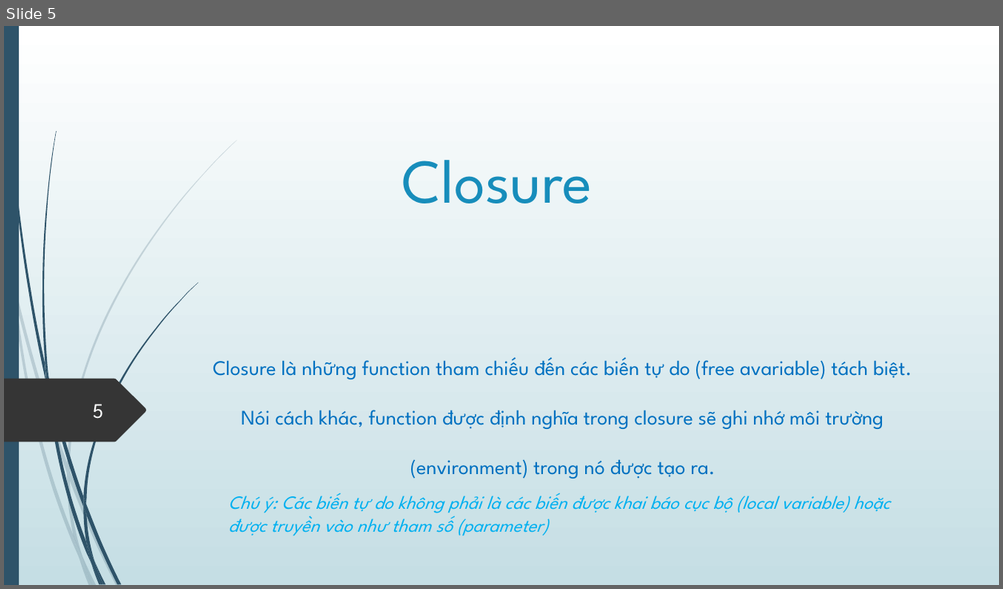
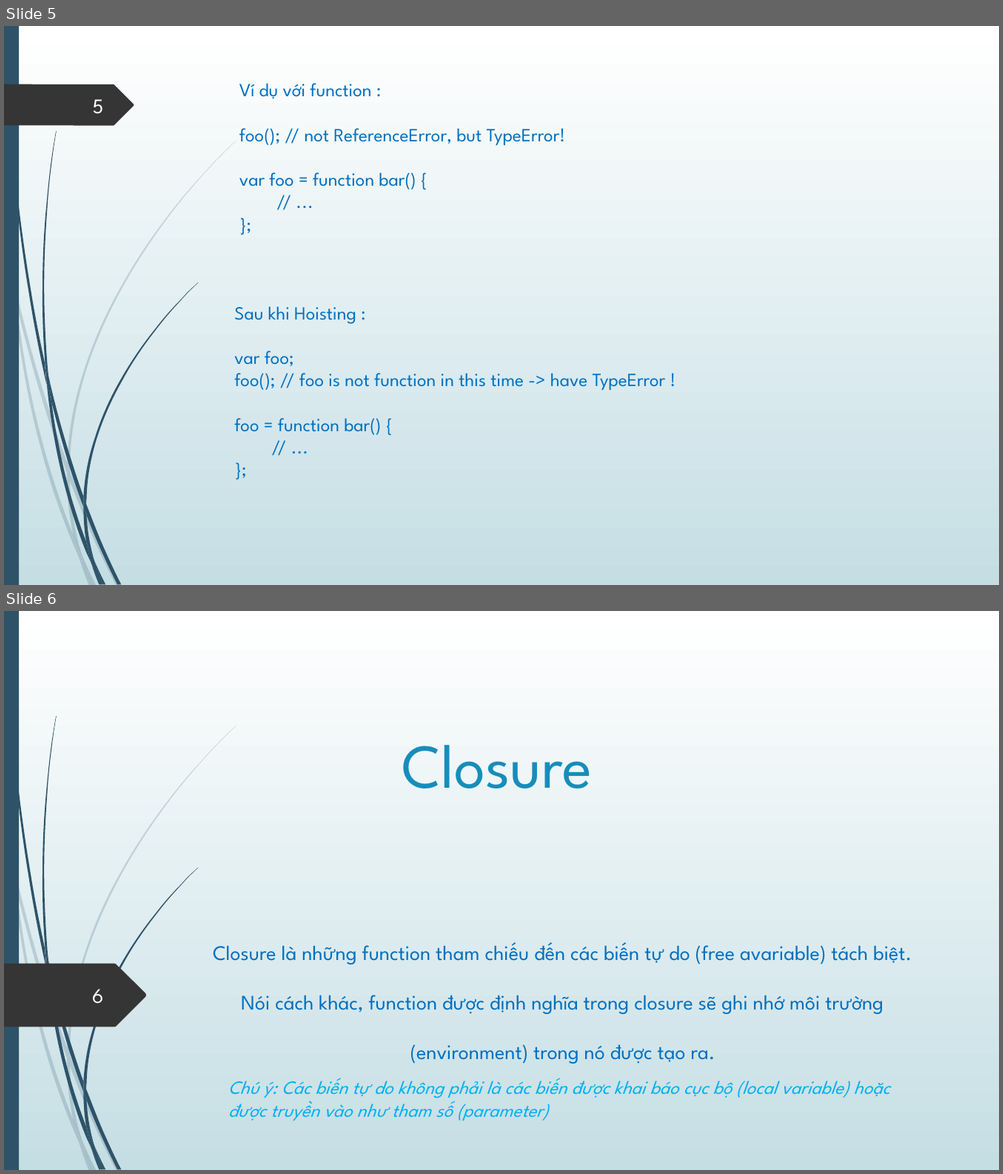
Before and after one commit to lionheartmettle/Bai-Tap-JS-TungNT72-, a slide deck: Slide/TungNT72 Hoisting vs Closure.pptx. Shown one above the other, each under a label of ours: slide 5 before the commit, slides 5 and 6 after it. The pictures are 1003x589 and 1003x1174 pixels, drawn with LibreOffice and Linux fonts; fonts in the diff are those of the drawing. Boxes give left, top, right and bottom in pixels: in the first picture for what was removed or moved away, otherwise in the second. Text is boxed around its words. In the diff, an @@ line names an element or a change of style, - is before the commit and + after.

```diff
--- a/Slide/TungNT72 Hoisting vs Closure.pptx
+++ b/Slide/TungNT72 Hoisting vs Closure.pptx
@@ slide 5 added at [4,26,999,585], background gradient #FFFFFF to #C5DEE5; not listed: 23 template elements that a slide beside it also shows @@
@@ freeform shape added at [4,84,134,125], fill #353535 @@
@@ text added at [239,83,566,190], 18 pt, text #0070C0 @@
+Ví dụ với function :
+foo(); // not ReferenceError, but TypeError!
+var foo = function bar() {
+// ...
+};
@@ page number added at [93,99,104,114], 20 pt, text #FEFFFF @@
+5
@@ text added at [234,306,666,435], 18 pt, text #0070C0 @@
+Sau khi Hoisting :
+var foo;
+foo(); // foo is not function in this time -> have TypeError !
+foo = function bar() {
+// ...
+};
@@ what was slide 5 is now slide 6 @@
@@ page number at [92,989,103,1004]: text changed @@
-5
+6
```
Also in this commit, not shown: 5 slides changed, 3 other slides added, 21 other files.
